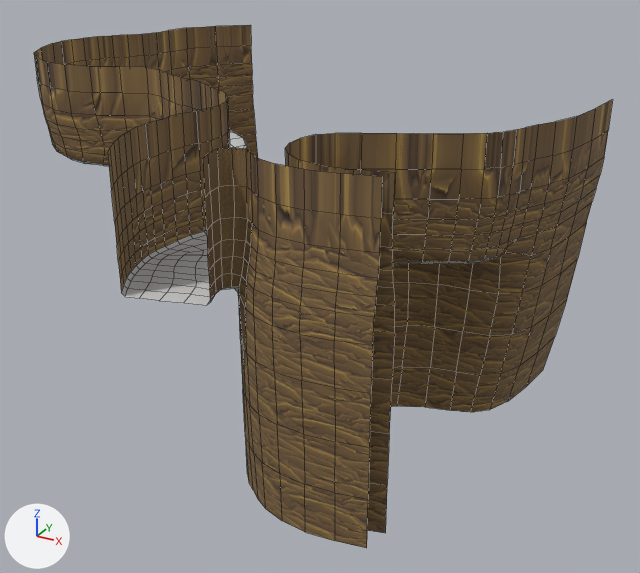
Two versions of the FBX model BugSplat/Assets/WIP/Christian/Christian Models/Hub.FBX, one commit apart.
The view is the same before and after, from a camera (50 mm lens) standing at (46.0, -69.4, 30.2) and looking at (1.4, 11.7, -10.3). The axes (+X, +Y, +Z) are drawn at lower left. The lights are the same throughout. Mesh edges are drawn as thin lines. Where no turn or scale is listed for an object, it has been applied to the vertices.

The first picture shows 'Hub'.
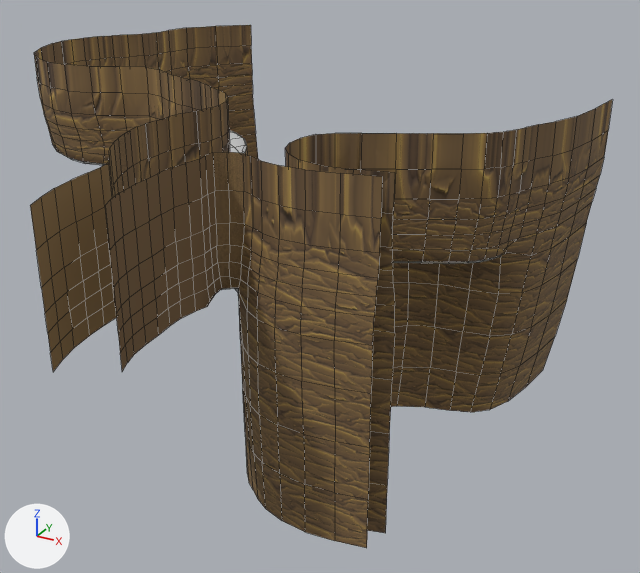
What the commit changed:
me_mesh is used by ob_hub; location (0.0, 0.0, 0.0).
me_mesh had 1116 vertices, 1007 faces and spanned x -45.2..29.2, y -18.6..50.3, z -20.0..12.2.
me_mesh now has 1230 vertices, 1105 faces and spans x -45.2..29.2, y -30.9..50.3, z -20.0..12.2.
Part 1, on me_mesh:
10 vertices are removed from x -0.6..6.9, y -18.6..-15.0, z 1.5..12.2.
17 faces are deleted.
6 vertices in x 6.6..14.9, y -15.9..-13.2, z 0.3..12.2 move by (0.1, -0.1, 0.0).
6 vertices in x 12.2..12.4, y -15.8..-15.1, z -0.9..12.2 move by (0.4, -0.2, 0.0).
5 vertices in x 10.1..10.3, y -14.8..-14.4, z 3.0..12.2 move by (0.7, -0.5, 0.0).
4 vertices in x 7.0..8.1, y -12.8..-12.6, z 4.5..12.2 move by (0.4, -1.2, 0.0).
4 vertices in x 6.2..6.8, y -13.7..-13.0, z 3.0..12.2 move by (0.4, -1.1, 0.0).
3 vertices in x 6.1..10.3, y -15.1..-13.8, z -10.0..0.3 move by (0.0, -0.1, 0.0).
35 vertices move from x 6.1..14.9, y -16.6..-12.5, z -5.0..12.2 to x 6.2..15.0, y -24.5..-13.0, z -5.0..12.2.
32 vertices are added at x -0.4..7.9, y -28.6..-15.6, z 0.0..12.2.
6 new vertices lie (1.0, -1.3, 0.0) away from vertices in x -1.5, y -17.3, z 1.5..12.2.
6 new vertices lie (1.0, -1.1, 0.0) away from vertices in x -0.5, y -18.6, z 1.5..12.2.
6 new vertices lie (0.8, -1.1, 0.0) away from vertices in x 0.5, y -19.7, z 1.5..12.2.
6 new vertices lie (0.4, -1.2, 0.0) away from vertices in x 1.3, y -20.8, z 1.5..12.2.
6 new vertices lie (0.1, -1.5, 0.0) away from vertices in x 1.7, y -22.0, z 1.5..12.2.
6 new vertices lie (0.3, -1.9, 0.0) away from vertices in x 1.8, y -23.5, z 1.5..12.2.
6 new vertices lie (0.3, -2.0, 0.0) away from vertices in x 2.1, y -25.4, z 1.5..12.2.
6 new vertices lie (0.0, 0.0, -1.5) away from vertices in x 0.5..2.4, y -27.4..-19.7, z 1.5.
7 new vertices lie (0.6, -1.8, 0.0) away from vertices in x 2.4, y -27.4, z 0.0..12.2.
7 new vertices lie (0.7, -1.7, 0.0) away from vertices in x 3.0, y -29.2, z 0.0..12.2.
5 new vertices lie (0.0, 0.0, 1.5) away from vertices in x 6.3..6.9, y -16.6..-15.0, z 1.5..9.1.
5 new vertices lie (0.0, 0.0, 1.5) away from vertices in x 6.2..6.7, y -24.5..-18.1, z 1.5..3.0.
5 new vertices lie (0.0, 0.0, 1.9) away from vertices in x 6.5..7.9, y -28.6..-22.8, z 4.5.
5 new vertices lie (0.0, 0.0, 2.7) away from vertices in x 6.5..7.9, y -28.6..-22.8, z 6.4.
5 new vertices lie (0.0, 0.0, 3.1) away from vertices in x 6.5..7.9, y -28.6..-22.8, z 9.1.
5 new vertices lie (0.2, 1.4, 0.0) away from vertices in x 6.5, y -18.1, z 3.0..12.2.
112 new faces join them, mat_01___default.
3 new faces join them, mat_08___default (its picture is missing).
me_mesh part 2: 3 kept faces spanning x 6.4..8.0, y -13.8..-12.8, z -0.3..1.5 get new texture (UV) coordinates.

Where the change shows, as pixel boxes [x1, y1, x2, y2] in the pictures (640 x 573 px):
'Hub', reshaped
    before: [34, 25, 613, 548]
    after: [30, 25, 613, 548]
part 1 of me_mesh, built on
    before: [108, 148, 341, 474]
    after: [30, 149, 341, 474]
part 2 of me_mesh, surface changed
    before: [230, 274, 241, 293]
    after: [230, 277, 240, 293]
